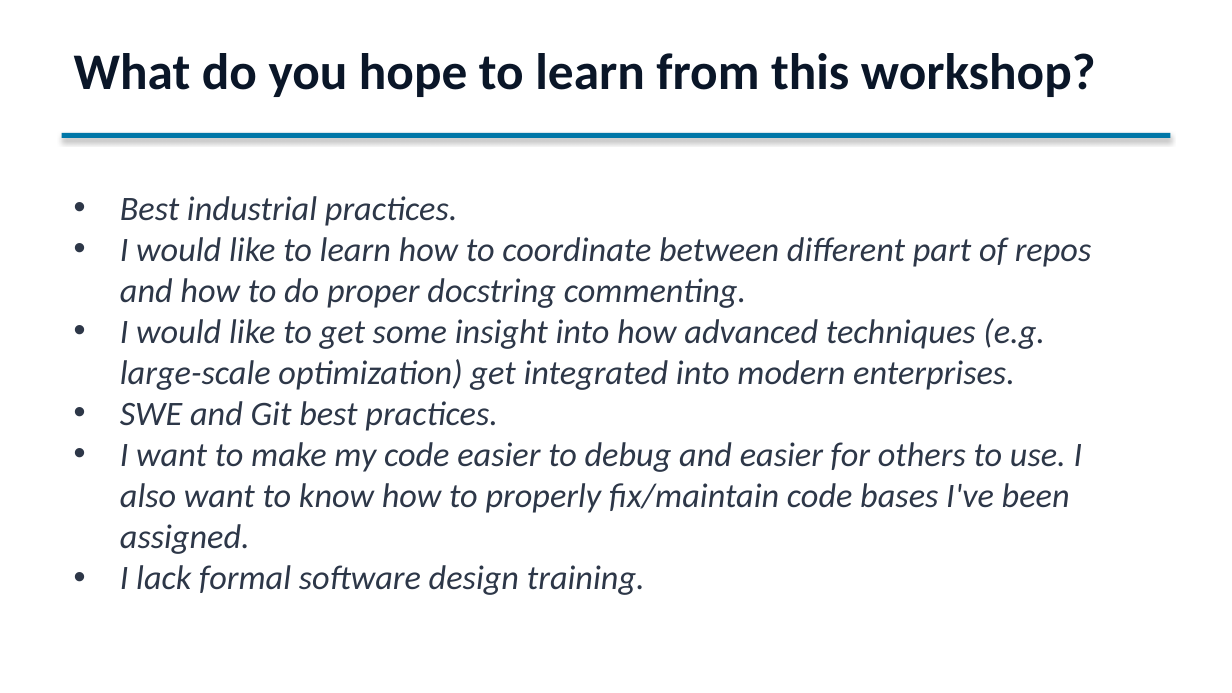
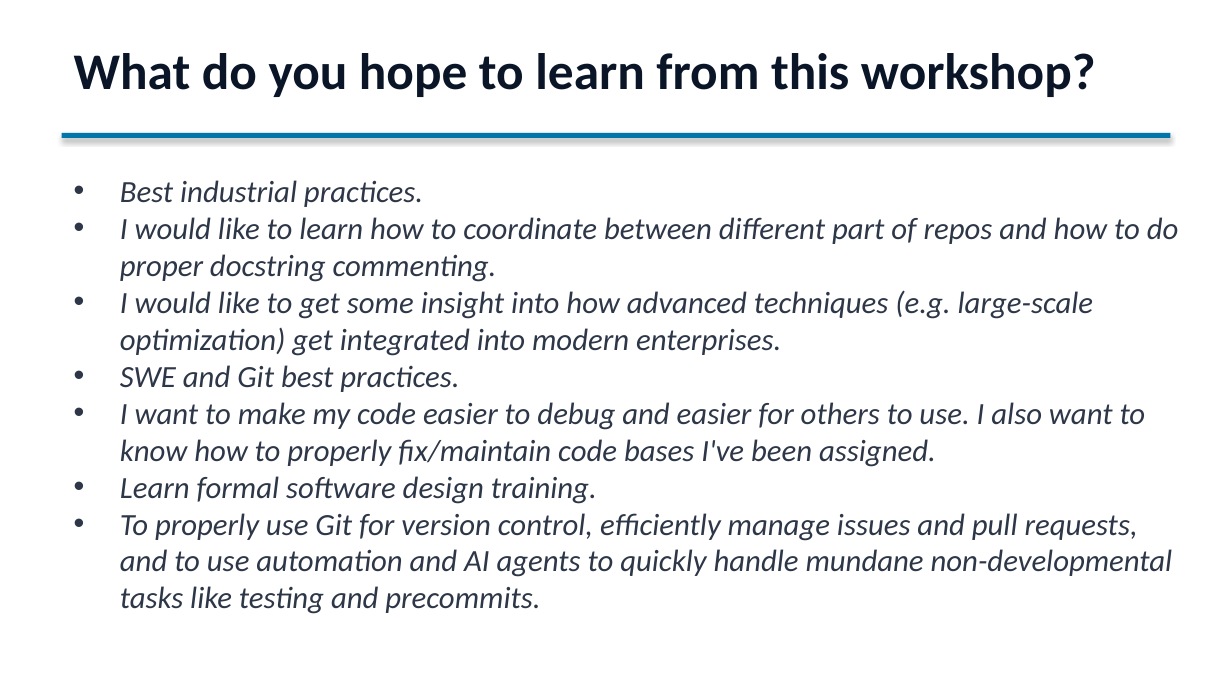
Before and after one commit to sefop/sefop-training-hub, a slide deck: slide 9 of workshops/2026-06-29-purdue/Purdue_Workshop.pptx. Drawn at 1232x693 pixels with LibreOffice and Linux fonts; fonts in the diff are those of the drawing. Boxes give left, top, right and bottom in pixels: in the first picture for what was removed or moved away, otherwise in the second. Text is boxed around its words. In the diff, an @@ line names an element or a change of style, - is before the commit and + after.

Commit message:
update ppt

```diff
--- a/workshops/2026-06-29-purdue/Purdue_Workshop.pptx
+++ b/workshops/2026-06-29-purdue/Purdue_Workshop.pptx
@@ text "Best industrial practices.": place and size @@
-text "Best industrial practices." at [120, 196, 1092, 595]
+text "Best industrial practices." at [120, 180, 1179, 614]
@@ text at [120, 180, 1179, 467]: size 20 to 18 pt in "Best industrial practices.", "I would like to learn how to ...", "I would like to get some insight ...", "SWE and Git best practices." and 1 more places @@
@@ text at [120, 476, 1173, 614]: text changed; size 20 to 18 pt @@
-• I lack formal software design training.
+• Learn formal software design training.
+• To properly use Git for version control, efficiently manage issues and pull requests, and to use automation and AI agents to quickly handle mundane non-developmental tasks like testing and precommits.
```
Also in this commit, not shown: 2 other slides changed, 5 slides added, 1 other file.
